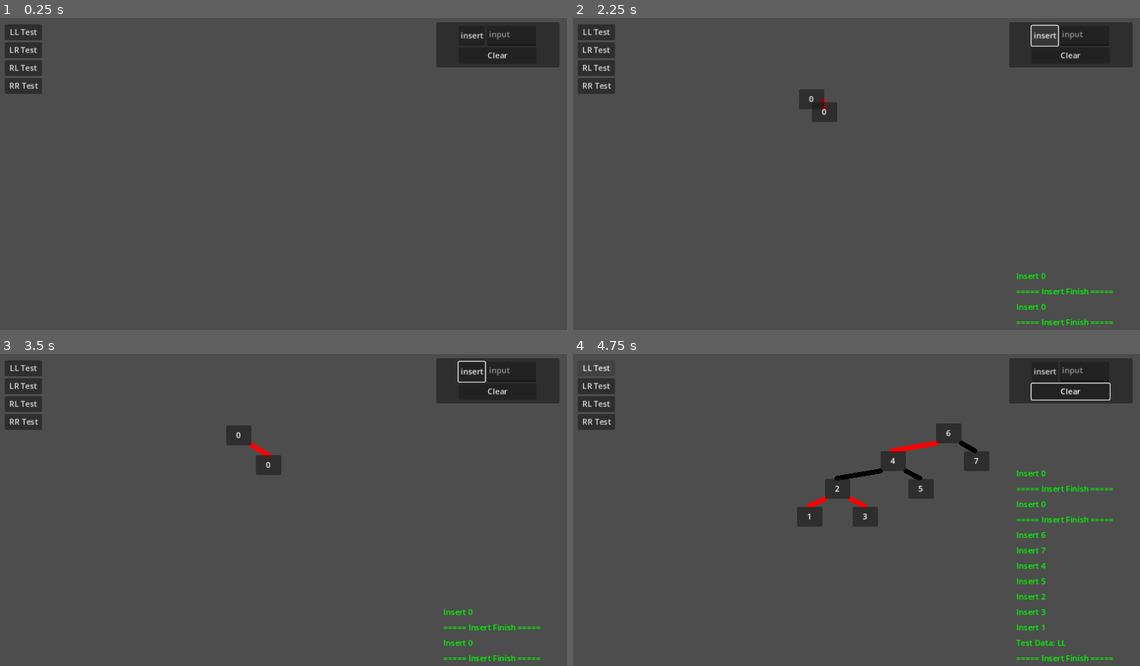
Above: before the commit, frames 1-4 (two rows, left to right).
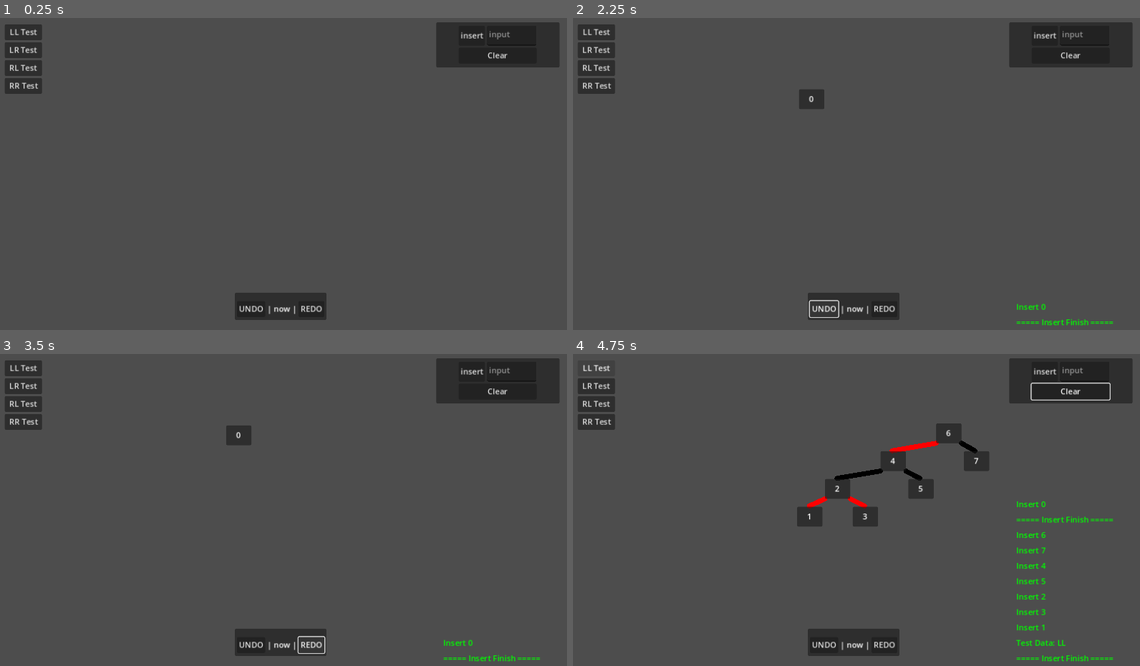
Above: after the commit, the same moments.

Repository: DennisFan11/RBtree
Game: Godot game, scene res://MainScene/MainScene.tscn
Two runs of this game, one before a commit and one after it. Both use one fixed random seed, a clock stepped at 60 frames per second and the inputs below.
Inputs (mouse positions are in pixels of both pictures, inside the frame that each line leads up to):
- Up to frame 1 (0.25 s): no input
- Up to frame 2 (2.25 s): click (1083, 36) at 0.52 s; type "Alex" at 0.6 s; click "insert" at 1.25 s; click "insert" (after the commit: "UNDO") at 2 s
- Up to frame 3 (3.5 s): click (311, 644) at 2.75 s, where only the run after the commit has a clickable "REDO"
- Up to frame 4 (4.75 s): click "Clear" at 3.5 s; click "LL Test" at 4.25 s

The runs differ from the first frame. In frame 1, 1.3% of the frame differs, in the area x 41-58%, y 88-97%; in frame 2, 1.7%; in frame 3, 1.8%, in the area x 41-96%, y 2-97%; in frame 4, 1.6%.

Commit message:
add more ui

Diff:
--- a/MainScene/MainScene.tscn
+++ b/MainScene/MainScene.tscn
@@ -1,9 +1,63 @@
-[gd_scene load_steps=2 format=3 uid="uid://88tjufil85s5"]
+[gd_scene load_steps=3 format=3 uid="uid://88tjufil85s5"]
 
 [ext_resource type="Script" path="res://MainScene/main_scene.gd" id="1_rs03n"]
 
+[sub_resource type="GDScript" id="GDScript_xeml2"]
+resource_name = "Rot"
+script/source = "#@tool
+extends Control
+
+var _time:float = 0.0
+func _process(delta: float) -> void:
+	_time += delta
+	rotation = _time
+"
+
 [node name="MainScene" type="Node2D"]
 script = ExtResource("1_rs03n")
+metadata/_edit_vertical_guides_ = [576.0]
+
+[node name="BackGround" type="CanvasLayer" parent="."]
+layer = -1
+visible = false
+
+[node name="CenterContainer" type="CenterContainer" parent="BackGround"]
+anchors_preset = 15
+anchor_right = 1.0
+anchor_bottom = 1.0
+grow_horizontal = 2
+grow_vertical = 2
+
+[node name="Control" type="Control" parent="BackGround/CenterContainer"]
+z_as_relative = false
+layout_mode = 2
+script = SubResource("GDScript_xeml2")
+metadata/_edit_group_ = true
+metadata/_edit_lock_ = true
+
+[node name="ColorRect" type="ColorRect" parent="BackGround/CenterContainer/Control"]
+layout_mode = 0
+offset_top = -976.0
+offset_right = 1053.0
+color = Color(0.266667, 0.137255, 0.337255, 1)
+
+[node name="ColorRect2" type="ColorRect" parent="BackGround/CenterContainer/Control"]
+layout_mode = 0
+offset_left = -1323.0
+offset_bottom = 824.0
+color = Color(0.266667, 0.137255, 0.337255, 1)
+
+[node name="ColorRect3" type="ColorRect" parent="BackGround/CenterContainer/Control"]
+layout_mode = 0
+offset_left = -1387.0
+offset_top = -1213.0
+color = Color(0.141176, 0.0470588, 0.196078, 1)
+
+[node name="ColorRect4" type="ColorRect" parent="BackGround/CenterContainer/Control"]
+layout_mode = 0
+offset_right = 1216.0
+offset_bottom = 1052.0
+color = Color(0.141176, 0.0470588, 0.196078, 1)
 
 [node name="UI" type="CanvasLayer" parent="."]
 
@@ -95,6 +149,38 @@
 focus_mode = 0
 text = "RR Test"
 
+[node name="UndoRedoPanel" type="Panel" parent="UI/Control"]
+layout_mode = 2
+anchor_right = 1.0
+anchor_bottom = 1.0
+offset_left = 484.0
+offset_top = 557.0
+offset_right = -484.0
+offset_bottom = -36.0
+
+[node name="HBoxContainer" type="HBoxContainer" parent="UI/Control/UndoRedoPanel"]
+layout_mode = 1
+anchors_preset = 15
+anchor_right = 1.0
+anchor_bottom = 1.0
+offset_top = 17.0
+offset_bottom = -7.0
+grow_horizontal = 2
+grow_vertical = 2
+alignment = 1
+
+[node name="Button" type="Button" parent="UI/Control/UndoRedoPanel/HBoxContainer"]
+layout_mode = 2
+text = "UNDO"
+
+[node name="Label" type="Label" parent="UI/Control/UndoRedoPanel/HBoxContainer"]
+layout_mode = 2
+text = "| now |"
+
+[node name="Button2" type="Button" parent="UI/Control/UndoRedoPanel/HBoxContainer"]
+layout_mode = 2
+text = "REDO"
+
 [node name="Tree" type="Node2D" parent="."]
 unique_name_in_owner = true
 
